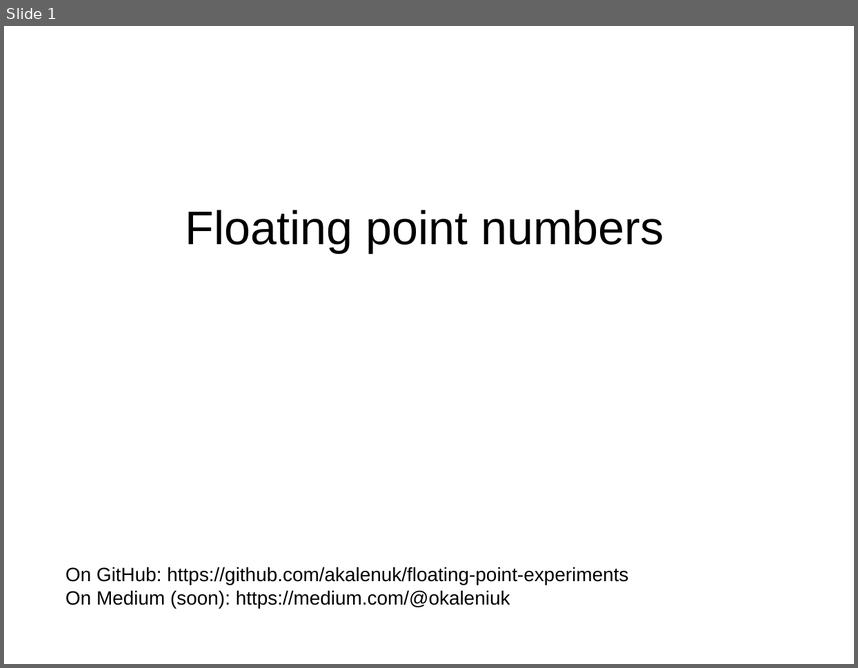
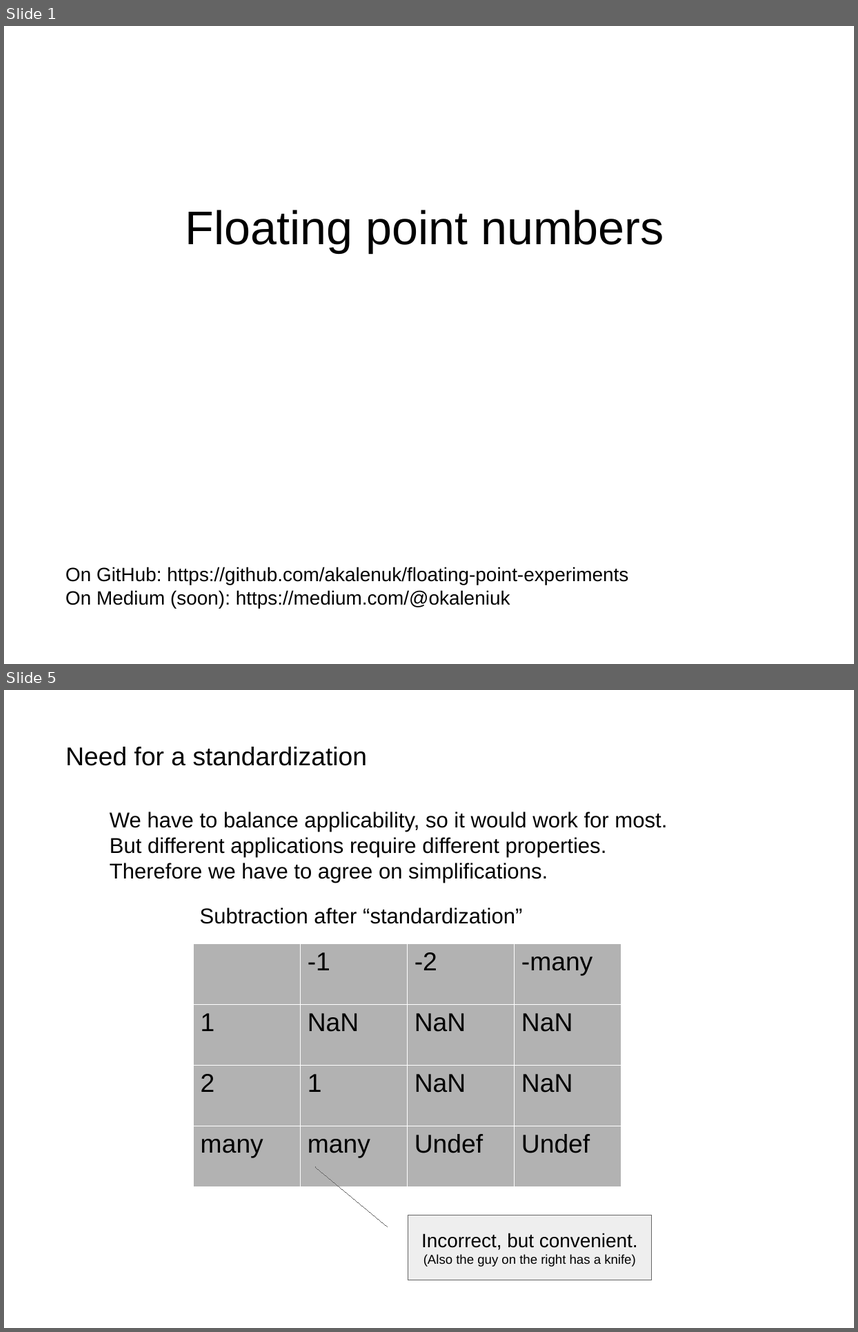
Before and after one commit to akalenuk/floating-point-experiments, a slide deck: floating.odp. Shown one above the other, each under a label of ours: slide 1 before the commit, slides 1 and 5 after it; the slides between them are not shown. The pictures are 858x668 and 858x1332 pixels, drawn with LibreOffice and Linux fonts; fonts in the diff are those of the drawing. Boxes give left, top, right and bottom in pixels: in the first picture for what was removed or moved away, otherwise in the second. Text is boxed around its words. In the diff, an @@ line names an element or a change of style, - is before the commit and + after.

```diff
--- a/floating.odp
+++ b/floating.odp
@@ slide 5 added at box(4, 690, 854, 1328), background #FFFFFF @@
@@ text added at box(65, 747, 368, 766), 24 pt, text #000000 @@
+Need for a standardization
@@ text added at box(110, 811, 667, 883), 20 pt, text #000000 @@
+We have to balance applicability, so it would work for most.
+But different applications require different properties.
+Therefore we have to agree on simplifications.
@@ text added at box(200, 907, 522, 924), 20 pt, text #000000 @@
+Subtraction after “standardization”
@@ table added at box(193, 944, 622, 1187), 4 rows, 4 columns @@
+ | -1 | -2 | -many
+1 | NaN | NaN | NaN
+2 | 1 | NaN | NaN
+many | many | Undef | Undef
@@ border callout added at box(408, 1214, 652, 1279), fill #EEEEEE, outline #666666 0 pt, 12 pt, text #000000 @@
+Incorrect, but convenient.
+(Also the guy on the right has a knife)
```
Also in this commit, not shown: 5 other slides added, 1 slide removed, 2 other files.
